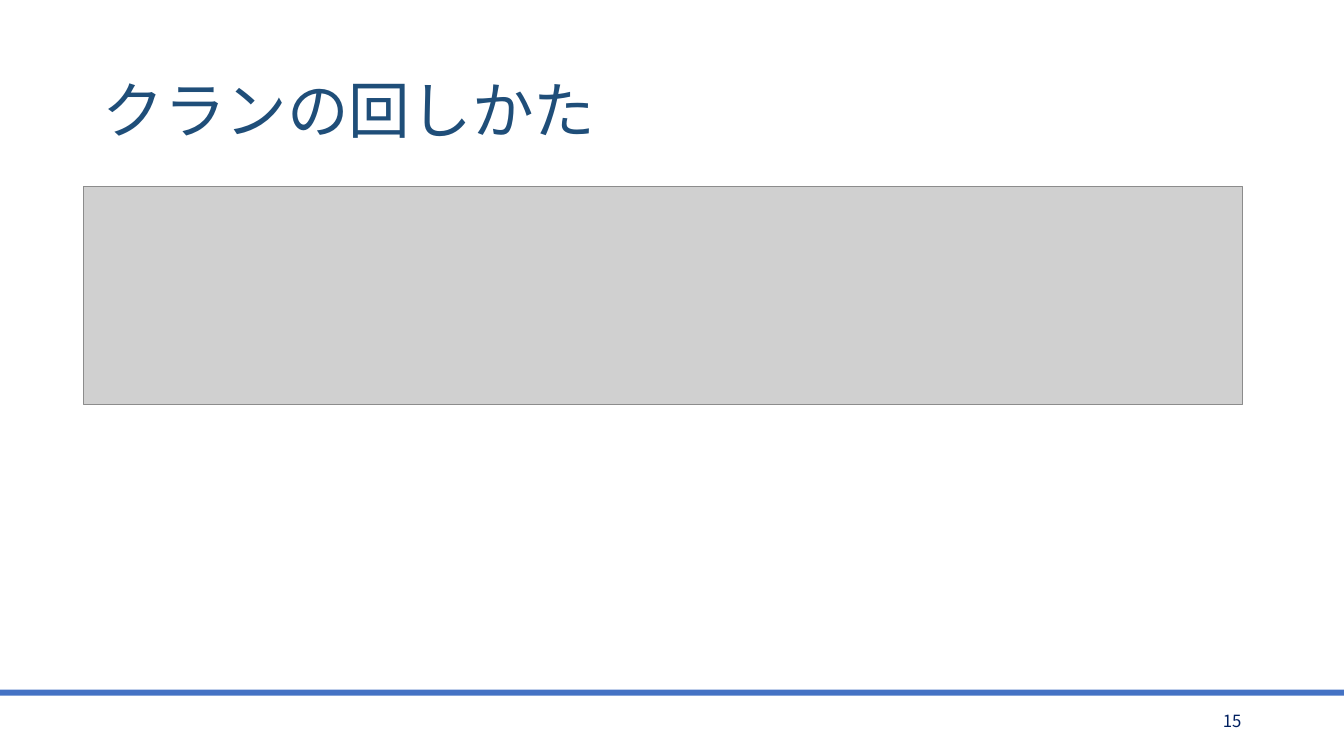
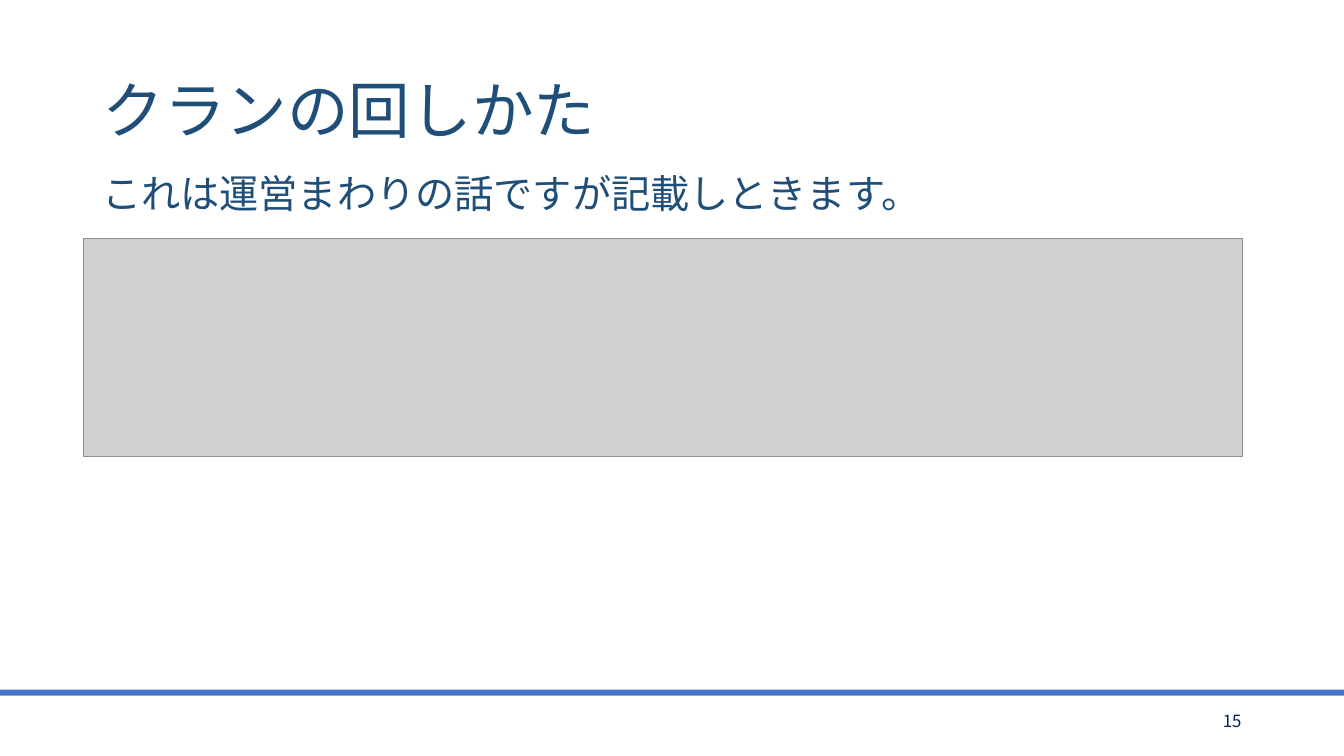
Before and after one commit to bigtreeCoC/documents, a slide deck: slide 15 of CQC攻略.pptx. Drawn at 1344x756 pixels with LibreOffice and Linux fonts; fonts in the diff are those of the drawing; grey boxes stand for pictures. Boxes give left, top, right and bottom in pixels: in the first picture for what was removed or moved away, otherwise in the second. Text is boxed around its words. In the diff, an @@ line names an element or a change of style, - is before the commit and + after.

Commit message:
CQC資料

```diff
--- a/CQC攻略.pptx
+++ b/CQC攻略.pptx
@@ text added at (x1=102, y1=175, x2=920, y2=211), 28 pt, text #1F4E79 @@
+これは運営まわりの話ですが記載しときます。
@@ picture moved from (x1=84, y1=187, x2=1243, y2=405) to (x1=84, y1=238, x2=1243, y2=457) @@
```
